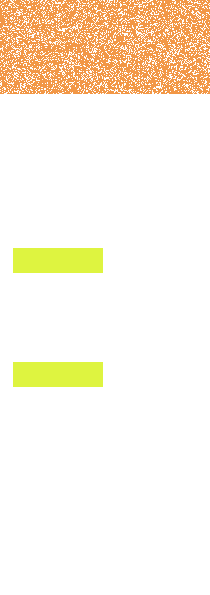
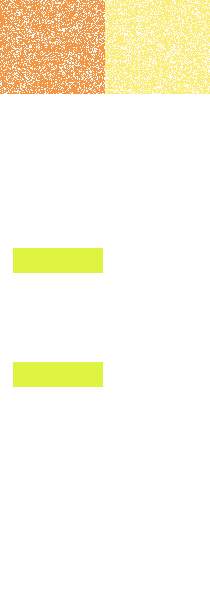
Layer changes from the first (210, 595) image to the second:
added layer "하복" above "온라인-여자" over [105, 0, 210, 94]
hid "오프라인-여자" over [105, 0, 210, 94]
